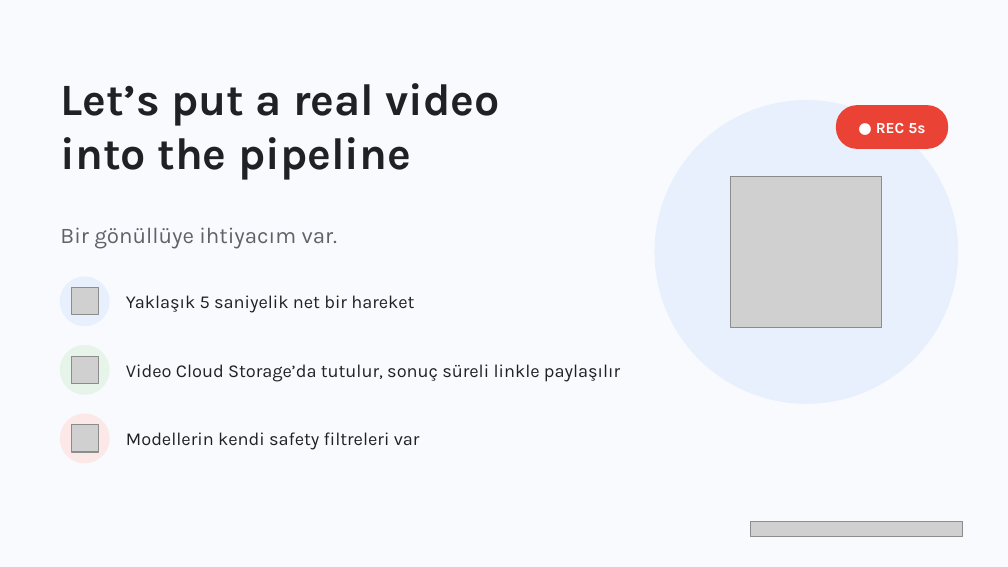
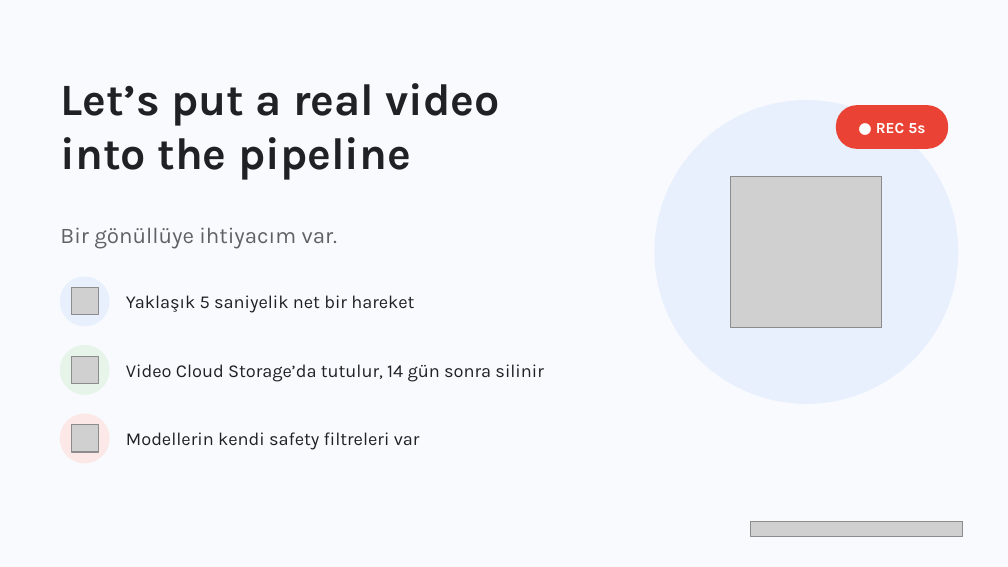
Before and after one commit to eyupece/BuildingMotionWithAi, a slide deck: slide 7 of talk/BuildingMotionWithAI.pptx. Drawn at 1008x567 pixels with LibreOffice and Linux fonts; fonts in the diff are those of the drawing; grey boxes stand for pictures. Boxes give left, top, right and bottom in pixels: in the first picture for what was removed or moved away, otherwise in the second. Text is boxed around its words. In the diff, an @@ line names an element or a change of style, - is before the commit and + after.

```diff
--- a/talk/BuildingMotionWithAI.pptx
+++ b/talk/BuildingMotionWithAI.pptx
@@ text at (126, 364, 543, 382): text changed @@
-Video Cloud Storage’da tutulur, sonuç süreli linkle paylaşılır
+Video Cloud Storage’da tutulur, 14 gün sonra silinir
```
Also in this commit, not shown: 6 other slides changed.
